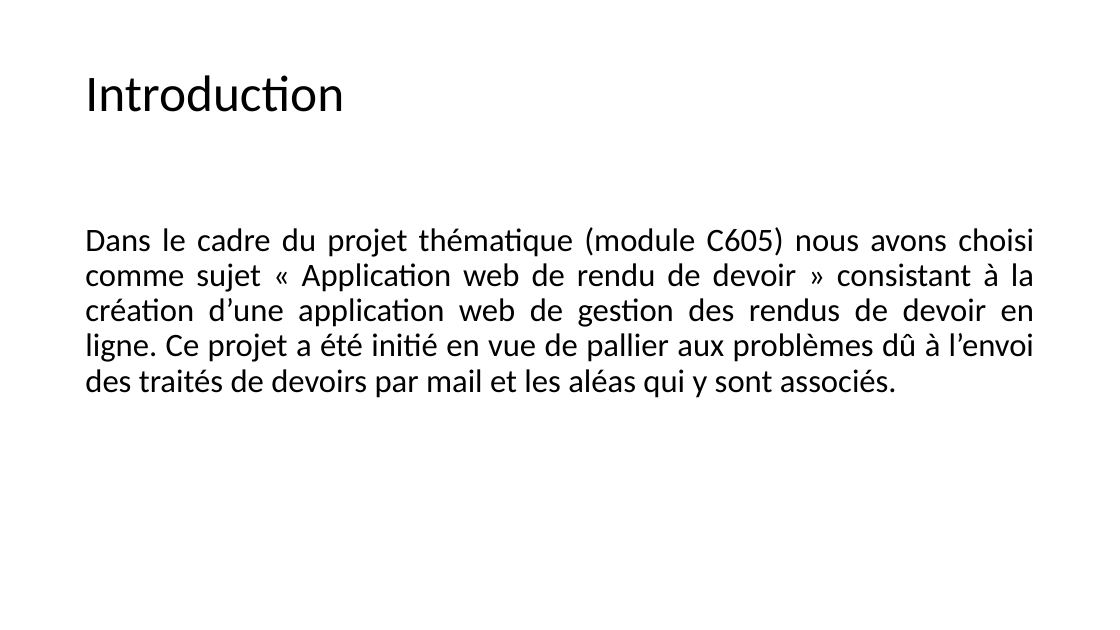
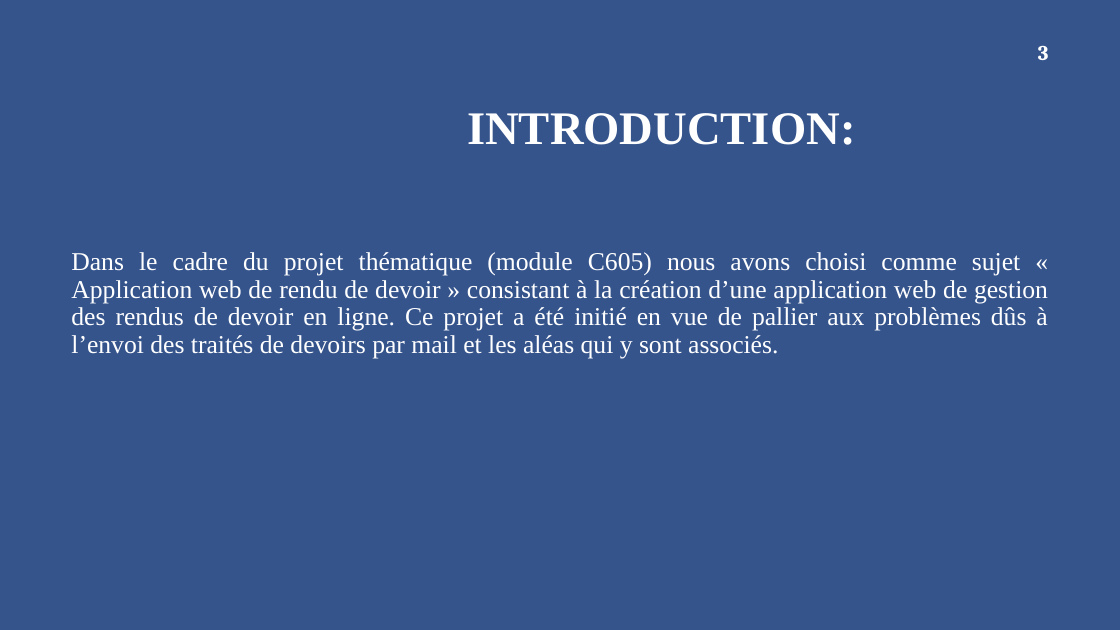
Before and after one commit to sowmangas/rendu-devoir, a slide deck: slide 3 of Documents/Presentation Application web de rendu de devoirs.pptx. Drawn at 1120x630 pixels with LibreOffice and Linux fonts; fonts in the diff are those of the drawing; background and template pictures are left out. Boxes give left, top, right and bottom in pixels: in the first picture for what was removed or moved away, otherwise in the second. Text is boxed around its words. In the diff, an @@ line names an element or a change of style, - is before the commit and + after.

```diff
--- a/Documents/Presentation Application web de rendu de devoirs.pptx
+++ b/Documents/Presentation Application web de rendu de devoirs.pptx
@@ background #FFFFFF to #36548C @@
@@ page number added at [1038, 45, 1049, 60], 18 pt, text #FFFFFF, bold @@
+3
@@ title at [467, 113, 855, 145]: text changed; size 44 to 40 pt; font Calibri to Times New Roman; text colour #000000 to #FFFFFF; bold on @@
-Introduction
+INTRODUCTION:
@@ text at [71, 252, 1048, 359]: text changed; size 28 to 22 pt; font Calibri to Times New Roman; text colour #000000 to #FFFFFF @@
-Dans le cadre du projet thématique (module C605) nous avons choisi comme sujet « Application web de rendu de devoir » consistant à la création d’une application web de gestion des rendus de devoir en ligne. Ce projet a été initié en vue de pallier aux problèmes dû à l’envoi des traités de devoirs par mail et les aléas qui y sont associés.
+Dans le cadre du projet thématique (module C605) nous avons choisi comme sujet « Application web de rendu de devoir » consistant à la création d’une application web de gestion des rendus de devoir en ligne. Ce projet a été initié en vue de pallier aux problèmes dûs à l’envoi des traités de devoirs par mail et les aléas qui y sont associés.
```
Also in this commit, not shown: 13 other slides changed, 3 other files.
